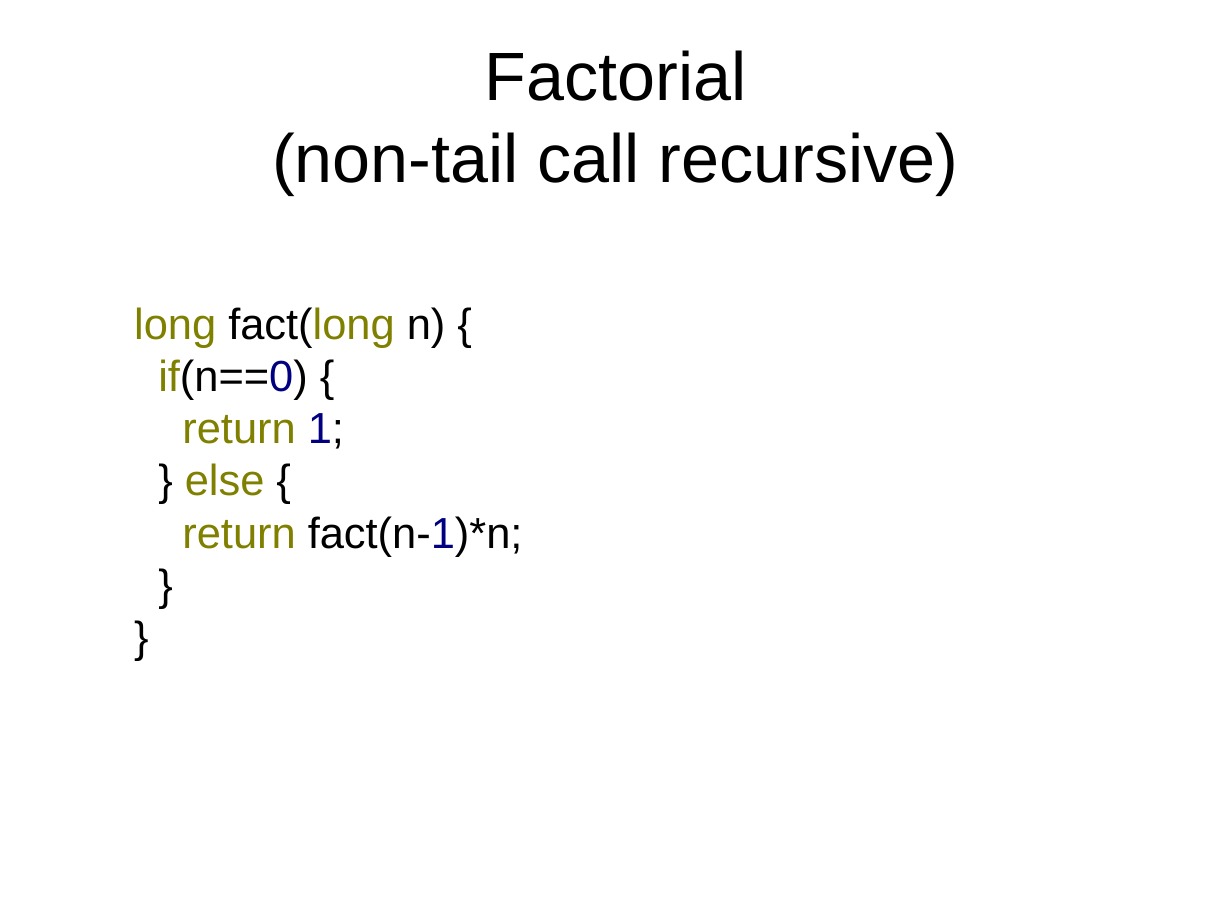
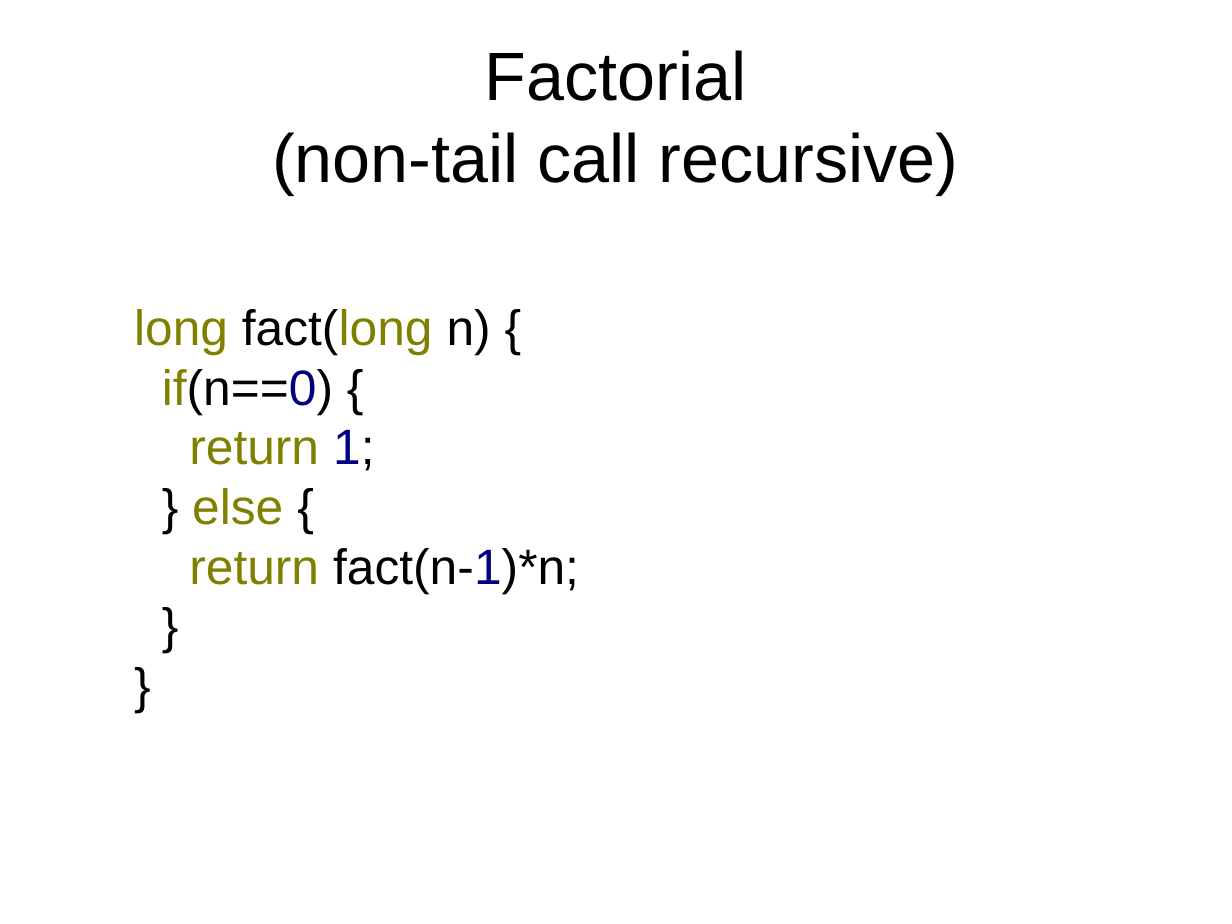
Before and after one commit to philtomson/TCO_in_gcc_talk, a slide deck: slide 16 of TCO_in_gcc.odp (slide 12 before the commit). Drawn at 1232x924 pixels with LibreOffice and Linux fonts; fonts in the diff are those of the drawing. Boxes give left, top, right and bottom in pixels: in the first picture for what was removed or moved away, otherwise in the second. Text is boxed around its words. In the diff, an @@ line names an element or a change of style, - is before the commit and + after.

```diff
--- a/TCO_in_gcc.odp
+++ b/TCO_in_gcc.odp
@@ text "long fact(long n) {" at (134,309,579,593): size 28 to 32 pt @@
```
Also in this commit, not shown: 7 other slides changed, 4 slides added, 3 other files.
